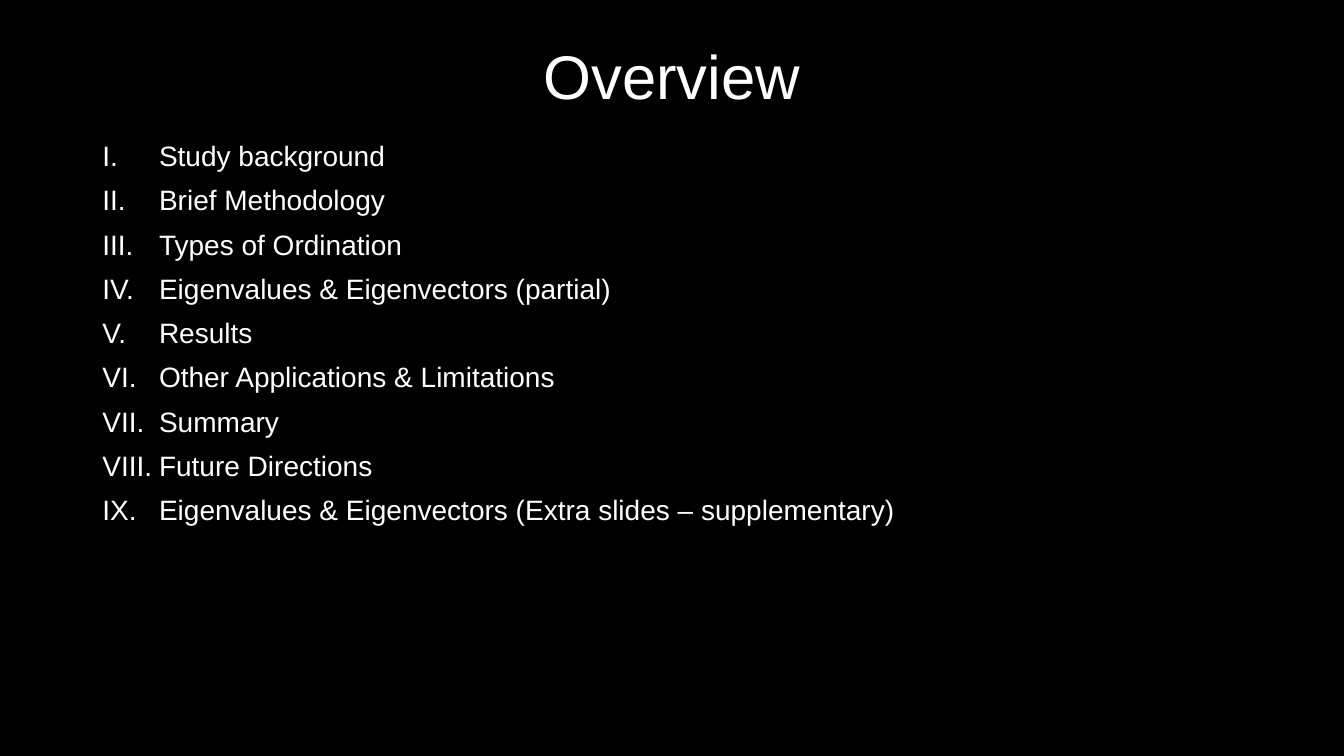
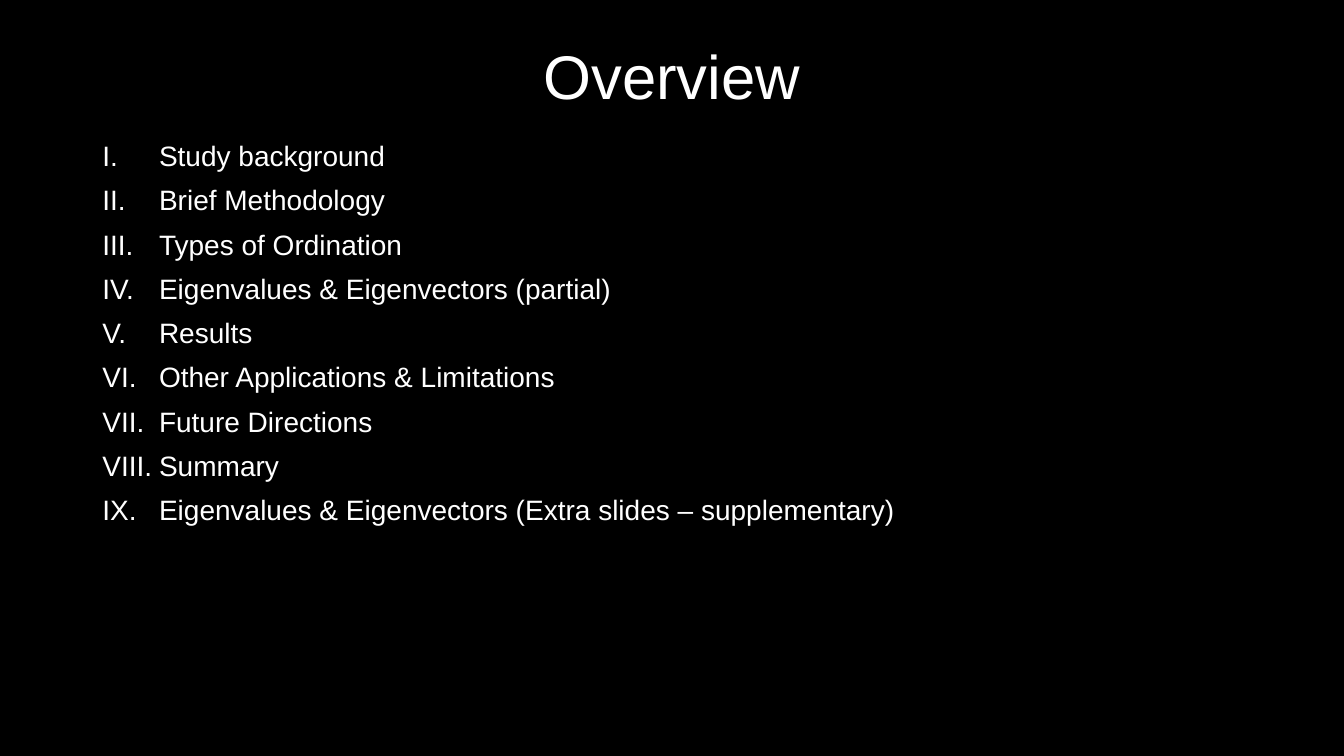
Before and after one commit to MyGitUse/MBIO7160, a slide deck: slide 2 of FinalProject/191128_Presentation_NM.pptx. Drawn at 1344x756 pixels with LibreOffice and Linux fonts; fonts in the diff are those of the drawing. Boxes give left, top, right and bottom in pixels: in the first picture for what was removed or moved away, otherwise in the second. Text is boxed around its words. In the diff, an @@ line names an element or a change of style, - is before the commit and + after.

```diff
--- a/FinalProject/191128_Presentation_NM.pptx
+++ b/FinalProject/191128_Presentation_NM.pptx
@@ text at <box>159,411,373,433</box>: paragraph added @@
+VII. Future Directions
@@ text at <box>159,455,373,477</box>: paragraph removed @@
-VIII. Future Directions
```
Also in this commit, not shown: 1 other slide changed.
